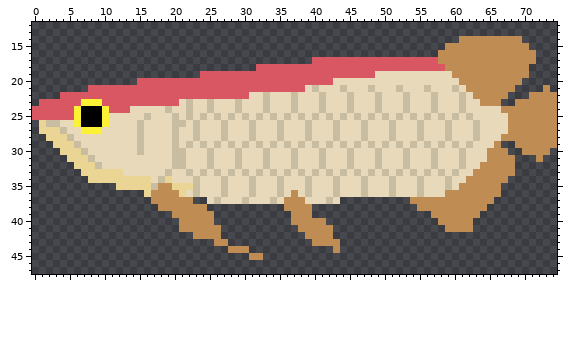
Two versions of one pixel-art file, assets/art/arowana.aseprite. Above, as it was before the edit.
75x50 pixels, 1 frame. Shown: x 0..74, y 12..47.
After the commit:
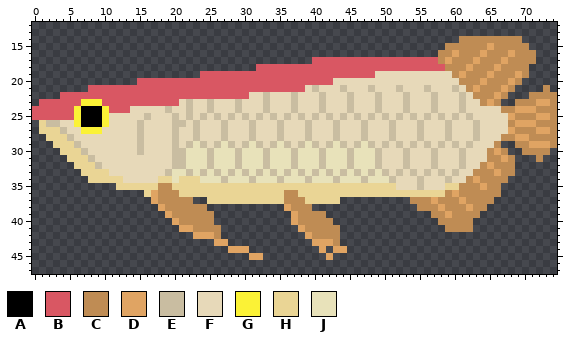
Palette (. is transparent): A #000000  B #d95763  C #bf8c54  D #e0a463  E #c9bda1  F #e7d9b9  G #fbf236  H #ead595  J #e8e2ba
From the commit log: Done drawing but not happy with the colors
From old to new:
The edit adds colour C in row 39 at x 40 to 41; in row 40 at x 42; in rows 41 to 42 at x 43.
Colour F gives way to colour C in row 36 at x 36.
The edit adds colour D in row 39 at x 19; in row 40 at x 20; in row 44 at x 41 and 44; in row 45 at x 42.
Colour C gives way to colour D in row 15 at x 65; in row 16 at x 60, 64 and 68; in row 17 at x 59, 63 and 67; in row 18 at x 62 and 66; in row 19 at x 61, 65 and 69; in row 20 at x 64 and 68.
Colour C gives way to colour D in row 21 at x 63 and 67; in row 22 at x 66; in row 23 at x 65 and 72 to 73; in row 24 at x 69 to 71; in row 25 at x 68 and 72 to 73; in row 26 at x 69 to 71.
Colour C gives way to colour D in row 27 at x 68 and 72 to 73; in row 28 at x 69 to 70; in row 29 at x 71 to 73; in row 30 at x 66; in row 31 at x 67; in row 32 at x 65.
Colour C gives way to colour D in row 33 at x 66; in row 34 at x 63; in row 35 at x 64; in row 36 at x 17 and 60; in row 37 at x 17, 57 and 61; in row 38 at x 18, 36, 58 and 62.
Colour C gives way to colour D in row 39 at x 37 and 59; in row 40 at x 37; in row 41 at x 21 to 22 and 38; in row 42 at x 23 to 25 and 39; in row 43 at x 26 to 27 and 40 to 42; in row 44 at x 28 to 30 and 43.
Colour C gives way to colour D in row 45 at x 31 to 32.
Colour H gives way to colour F in row 33 at x 11 to 12; in row 34 at x 13 to 16.
Colour E gives way to colour H in row 34 at x 18 and 23; in row 35 at x 17, 23, 27, 31, 35, 39, 43, 47, 51 and 59; in row 36 at x 23, 27, 31, 35, 39, 43, 47, 51 and 55; in row 37 at x 26, 30, 34 and 42.
Colour F gives way to colour H in row 34 at x 21 to 22; in row 35 at x 24 to 26, 28 to 30, 32 to 34, 36 to 38, 40 to 42, 44 to 46, 48 to 50 and 60; in row 36 at x 22, 24 to 26, 28 to 30, 32 to 34, 38, 40 to 42, 44 to 46, 48 to 50, 52 to 54 and 56 to 58; in row 37 at x 25, 27 to 29, 31 to 33, 35, 39 to 41 and 43.
Colour F gives way to colour J in row 29 at x 23, 27, 31, 35, 39, 43 and 47; in rows 30 to 32 at x 22 to 24, 26 to 28, 30 to 32, 34 to 36, 38 to 40, 42 to 44 and 46 to 48; in row 33 at x 20 to 21, 23, 25, 27, 29, 31, 33, 35, 37, 39, 41, 43, 45, 47 and 49; in row 34 at x 20, 24 to 26, 28 to 30, 32 to 34, 36 to 38, 40 to 42, 44 to 46 and 48 to 50.
